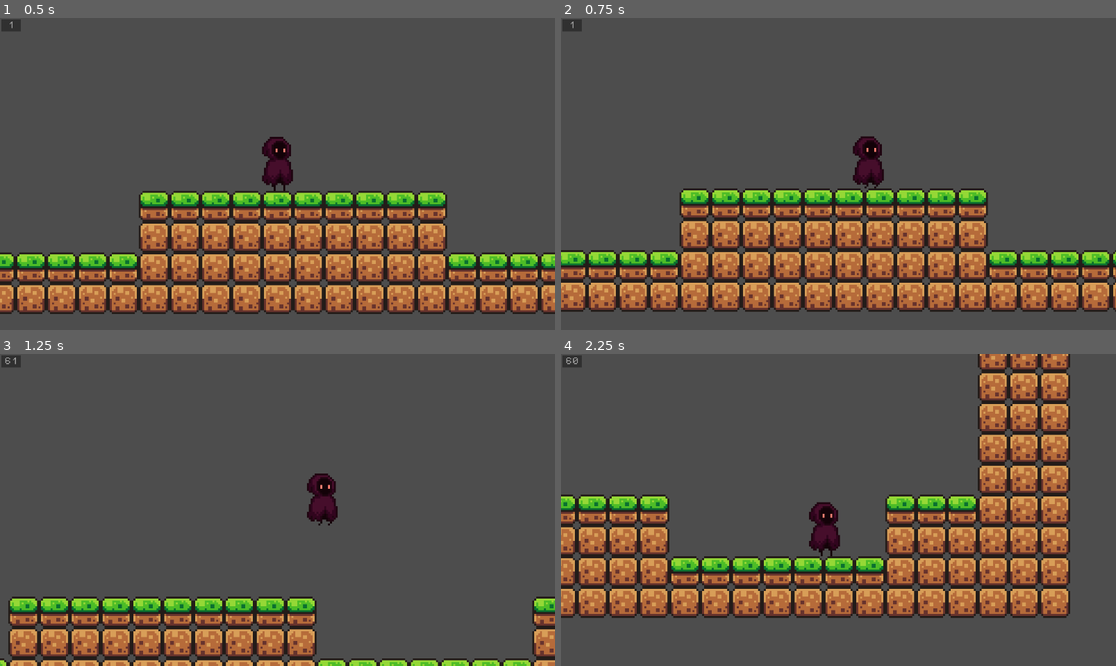
Above: before the commit, frames 1-4 (two rows, left to right).
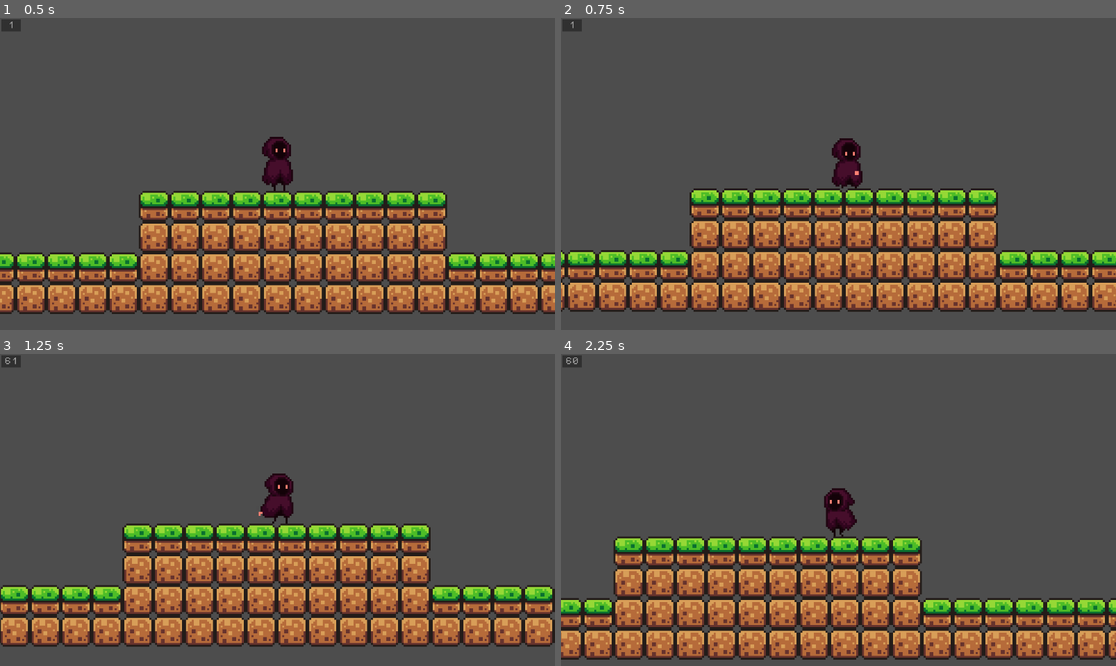
Above: after the commit, the same moments.

Repository: SuperDuperOrganisationsname/gmtk2024
Game: Godot game, scene res://scenes/game.tscn
The game is run twice, just before and just after one commit, with the same random seed, the same clock (stepped at 60 frames per second) and the same inputs.
Inputs:
- Up to frame 1 (0.5 s): no input
- Up to frame 2 (0.75 s): hold D (move_right) from 0.53 s (still down); tap J (attack) at 0.6 s
- Up to frame 3 (1.25 s): keep holding D (move_right); tap Space (jump) at 0.77, 0.8, 1.07 s
- Up to frame 4 (2.25 s): tap Space (jump) at 1.35, 1.52, 1.82 s; tap J (attack) at 1.55, 2.1 s; release D (move_right) at 2.03 s; hold A (move_left) from 2.03 s (still down)

Frame 1 is identical in both runs. In frame 2, 20% of the frame differs, in the area x 0-100%, y 37-95%; in frame 3, 34%; in frame 4, 50%, in the area x 0-100%, y 0-98%.

Commit message:
added attack animation

Diff:
--- a/scenes/player.tscn
+++ b/scenes/player.tscn
@@ -326,6 +326,199 @@
 radius = 6.0
 height = 28.0
 
+[sub_resource type="Animation" id="Animation_72kmm"]
+resource_name = "idle"
+tracks/0/type = "value"
+tracks/0/imported = false
+tracks/0/enabled = true
+tracks/0/path = NodePath("AnimatedSprite2D:animation")
+tracks/0/interp = 1
+tracks/0/loop_wrap = true
+tracks/0/keys = {
+"times": PackedFloat32Array(0),
+"transitions": PackedFloat32Array(1),
+"update": 1,
+"values": [&"idle"]
+}
+
+[sub_resource type="Animation" id="Animation_qo5fo"]
+length = 0.001
+tracks/0/type = "value"
+tracks/0/imported = false
+tracks/0/enabled = true
+tracks/0/path = NodePath("AnimatedSprite2D:animation")
+tracks/0/interp = 1
+tracks/0/loop_wrap = true
+tracks/0/keys = {
+"times": PackedFloat32Array(0),
+"transitions": PackedFloat32Array(1),
+"update": 1,
+"values": [&"idle"]
+}
+tracks/1/type = "value"
+tracks/1/imported = false
+tracks/1/enabled = true
+tracks/1/path = NodePath("AnimatedSprite2D:frame")
+tracks/1/interp = 1
+tracks/1/loop_wrap = true
+tracks/1/keys = {
+"times": PackedFloat32Array(0),
+"transitions": PackedFloat32Array(1),
+"update": 1,
+"values": [0]
+}
+tracks/2/type = "value"
+tracks/2/imported = false
+tracks/2/enabled = true
+tracks/2/path = NodePath("AttackHitbox/CollisionShape2D:position")
+tracks/2/interp = 1
+tracks/2/loop_wrap = true
+tracks/2/keys = {
+"times": PackedFloat32Array(0),
+"transitions": PackedFloat32Array(1),
+"update": 0,
+"values": [Vector2(5, -24)]
+}
+tracks/3/type = "value"
+tracks/3/imported = false
+tracks/3/enabled = true
+tracks/3/path = NodePath("AttackHitbox/CollisionShape2D:shape:radius")
+tracks/3/interp = 1
+tracks/3/loop_wrap = true
+tracks/3/keys = {
+"times": PackedFloat32Array(0),
+"transitions": PackedFloat32Array(1),
+"update": 0,
+"values": [4.0]
+}
+tracks/4/type = "value"
+tracks/4/imported = false
+tracks/4/enabled = true
+tracks/4/path = NodePath("AttackHitbox/CollisionShape2D:shape:height")
+tracks/4/interp = 1
+tracks/4/loop_wrap = true
+tracks/4/keys = {
+"times": PackedFloat32Array(0),
+"transitions": PackedFloat32Array(1),
+"update": 0,
+"values": [8.0]
+}
+tracks/5/type = "value"
+tracks/5/imported = false
+tracks/5/enabled = true
+tracks/5/path = NodePath("AttackHitbox/CollisionShape2D:disabled")
+tracks/5/interp = 1
+tracks/5/loop_wrap = true
+tracks/5/keys = {
+"times": PackedFloat32Array(0),
+"transitions": PackedFloat32Array(1),
+"update": 1,
+"values": [true]
+}
+
+[sub_resource type="Animation" id="Animation_ed1ms"]
+resource_name = "run"
+tracks/0/type = "value"
+tracks/0/imported = false
+tracks/0/enabled = true
+tracks/0/path = NodePath("AnimatedSprite2D:animation")
+tracks/0/interp = 1
+tracks/0/loop_wrap = true
+tracks/0/keys = {
+"times": PackedFloat32Array(0),
+"transitions": PackedFloat32Array(1),
+"update": 1,
+"values": [&"run"]
+}
+
+[sub_resource type="Animation" id="Animation_hdqrk"]
+resource_name = "attack"
+length = 0.65
+tracks/0/type = "value"
+tracks/0/imported = false
+tracks/0/enabled = true
+tracks/0/path = NodePath("AnimatedSprite2D:animation")
+tracks/0/interp = 1
+tracks/0/loop_wrap = true
+tracks/0/keys = {
+"times": PackedFloat32Array(0),
+"transitions": PackedFloat32Array(1),
+"update": 1,
+"values": [&"attack"]
+}
+tracks/1/type = "value"
+tracks/1/imported = false
+tracks/1/enabled = true
+tracks/1/path = NodePath("AnimatedSprite2D:frame")
+tracks/1/interp = 1
+tracks/1/loop_wrap = true
+tracks/1/keys = {
+"times": PackedFloat32Array(0, 0.1, 0.2, 0.3, 0.4, 0.5, 0.566667, 0.633333),
+"transitions": PackedFloat32Array(1, 1, 1, 1, 1, 1, 1, 1),
+"update": 1,
+"values": [0, 1, 2, 3, 4, 5, 6, 7]
+}
+tracks/2/type = "value"
+tracks/2/imported = false
+tracks/2/enabled = true
+tracks/2/path = NodePath("AttackHitbox/CollisionShape2D:position")
+tracks/2/interp = 1
+tracks/2/loop_wrap = true
+tracks/2/keys = {
+"times": PackedFloat32Array(0.3, 0.4, 0.5),
+"transitions": PackedFloat32Array(1, 1, 1),
+"update": 0,
+"values": [Vector2(5, -24), Vector2(11, -10), Vector2(7, -1)]
+}
+tracks/3/type = "value"
+tracks/3/imported = false
+tracks/3/enabled = true
+tracks/3/path = NodePath("AttackHitbox/CollisionShape2D:shape:radius")
+tracks/3/interp = 1
+tracks/3/loop_wrap = true
+tracks/3/keys = {
+"times": PackedFloat32Array(0.3, 0.4, 0.5),
+"transitions": PackedFloat32Array(1, 1, 1),
+"update": 0,
+"values": [4.0, 5.0, 3.0]
+}
+tracks/4/type = "value"
+tracks/4/imported = false
+tracks/4/enabled = true
+tracks/4/path = NodePath("AttackHitbox/CollisionShape2D:shape:height")
+tracks/4/interp = 1
+tracks/4/loop_wrap = true
+tracks/4/keys = {
+"times": PackedFloat32Array(0.3, 0.4, 0.5),
+"transitions": PackedFloat32Array(1, 1, 1),
+"update": 0,
+"values": [8.0, 24.0, 6.0]
+}
+tracks/5/type = "value"
+tracks/5/imported = false
+tracks/5/enabled = true
+tracks/5/path = NodePath("AttackHitbox/CollisionShape2D:disabled")
+tracks/5/interp = 1
+tracks/5/loop_wrap = true
+tracks/5/keys = {
+"times": PackedFloat32Array(0, 0.3, 0.566667),
+"transitions": PackedFloat32Array(1, 1, 1),
+"update": 1,
+"values": [true, false, true]
+}
+
+[sub_resource type="AnimationLibrary" id="AnimationLibrary_d8882"]
+_data = {
+"RESET": SubResource("Animation_qo5fo"),
+"attack": SubResource("Animation_hdqrk"),
+"idle": SubResource("Animation_72kmm"),
+"run": SubResource("Animation_ed1ms")
+}
+
+[sub_resource type="CapsuleShape2D" id="CapsuleShape2D_mt4td"]
+radius = 4.0
+height = 8.0
+
 [node name="Player" type="CharacterBody2D"]
 z_index = 5
 script = ExtResource("1_cic6y")
@@ -333,10 +526,25 @@
 [node name="AnimatedSprite2D" type="AnimatedSprite2D" parent="."]
 position = Vector2(0, -12)
 sprite_frames = SubResource("SpriteFrames_7d4bh")
-animation = &"run"
+animation = &"idle"
 autoplay = "idle"
-frame_progress = 0.26991
-
-[node name="CollisionShape2D" type="CollisionShape2D" parent="."]
+
+[node name="Hitbox" type="CollisionShape2D" parent="."]
 position = Vector2(-1, -10)
 shape = SubResource("CapsuleShape2D_p38ui")
+
+[node name="AnimationPlayer" type="AnimationPlayer" parent="."]
+libraries = {
+"": SubResource("AnimationLibrary_d8882")
+}
+autoplay = "idle"
+
+[node name="AttackHitbox" type="Area2D" parent="."]
+collision_layer = 4
+collision_mask = 2
+
+[node name="CollisionShape2D" type="CollisionShape2D" parent="AttackHitbox"]
+position = Vector2(5, -24)
+shape = SubResource("CapsuleShape2D_mt4td")
+disabled = true
+debug_color = Color(0.99028, 0, 0.280283, 0.42)
--- a/scripts/player.gd
+++ b/scripts/player.gd
@@ -6,22 +6,36 @@
 # Get the gravity from the project settings to be synced with RigidBody nodes.
 var gravity = ProjectSettings.get_setting("physics/2d/default_gravity")
 
+@onready var animation_player: AnimationPlayer = $AnimationPlayer
+@onready var animated_sprite: AnimatedSprite2D = $AnimatedSprite2D
 
 func _physics_process(delta):
 	# Add the gravity.
 	if not is_on_floor():
 		velocity.y += gravity * delta
 
-	# Handle jump.
-	if Input.is_action_just_pressed("jump") and is_on_floor():
-		velocity.y = JUMP_VELOCITY
+	if animation_player.current_animation != "attack":
+		# Handle jump.
+		if Input.is_action_just_pressed("jump") and is_on_floor():
+			velocity.y = JUMP_VELOCITY
 
-	# Get the input direction and handle the movement/deceleration.
-	# As good practice, you should replace UI actions with custom gameplay actions.
-	var direction = Input.get_axis("move_left", "move_right")
-	if direction:
-		velocity.x = direction * SPEED
-	else:
-		velocity.x = move_toward(velocity.x, 0, SPEED)
+		# Get the input direction and handle the movement/deceleration.
+		# As good practice, you should replace UI actions with custom gameplay actions.
+		var direction = Input.get_axis("move_left", "move_right")
+		# left -1, right +1
+		if direction:
+			velocity.x = direction * SPEED
+			animation_player.play("run")
+			if direction < 0:
+				animated_sprite.flip_h = true
+			else:
+				animated_sprite.flip_h = false
+		else:
+			velocity.x = move_toward(velocity.x, 0, SPEED)
+			animation_player.play("idle")
+
+	if Input.is_action_just_pressed("attack"):
+		velocity.x = 0
+		animation_player.play("attack")
 
 	move_and_slide()
Not shown: 1 places in scenes/player.tscn that only renumber resources
